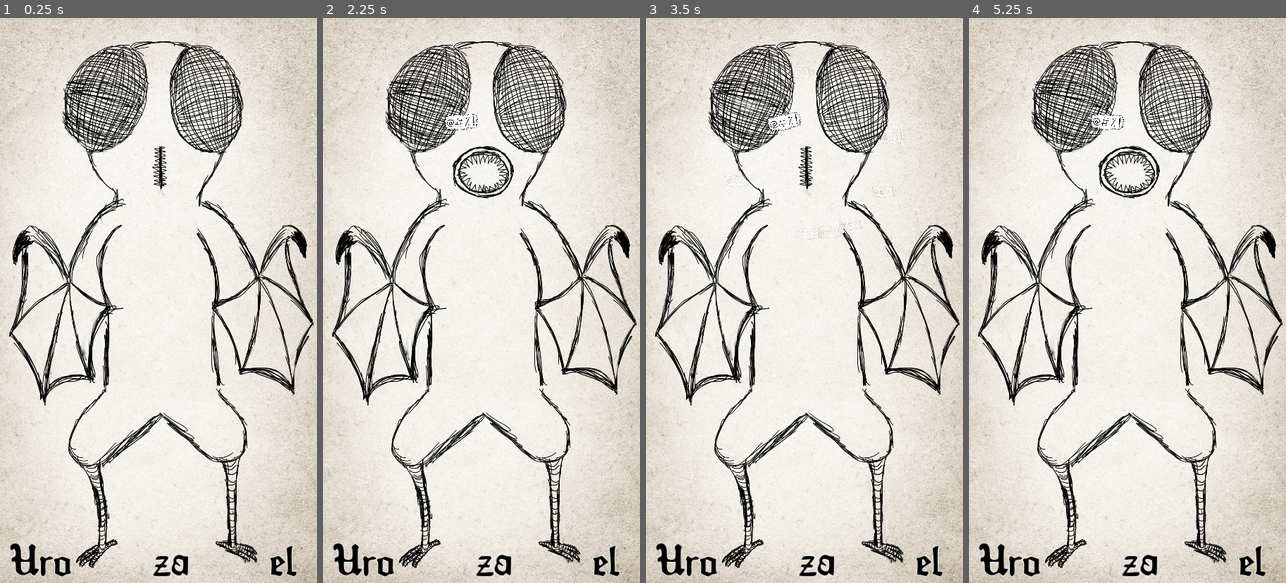
Above: before the commit, frames 1-4 (left to right).
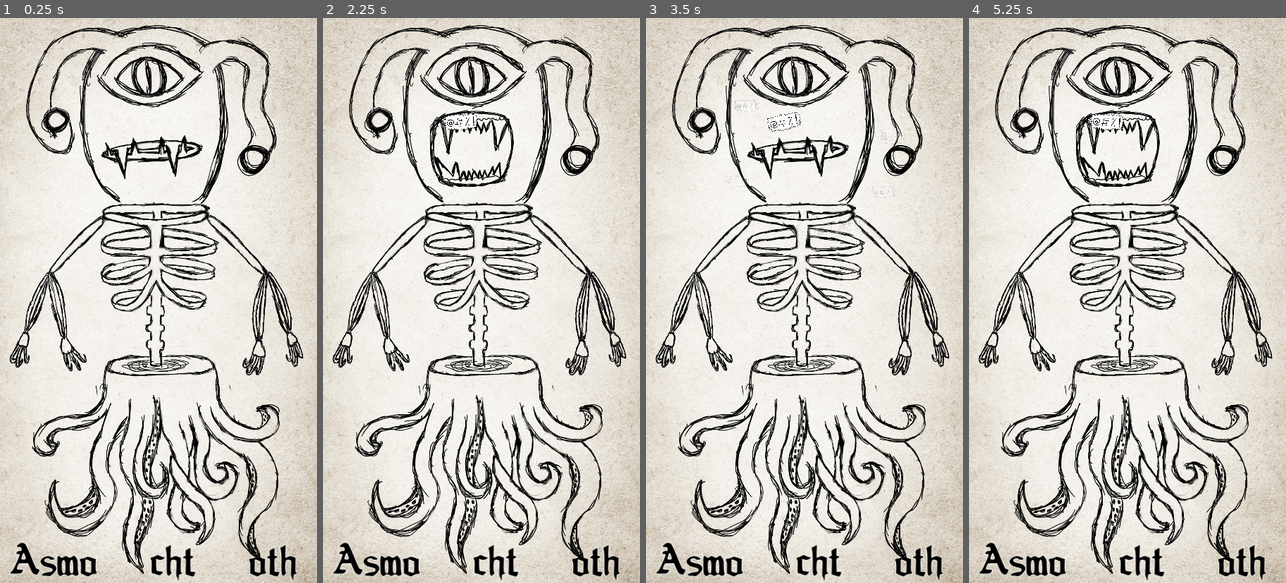
Above: after the commit, the same moments.

Repository: lemurivolta/ggj2024
Game: Godot game, scene res://components/main/main.tscn
Two runs of this game, one before a commit and one after it. Both use one fixed random seed, a clock stepped at 60 frames per second and the inputs below. The engine's default icon, where the game draws it, is replaced by a stand-in: a white triangle on a blue panel in a dark square.
Inputs (mouse positions are in pixels of both pictures, inside the frame that each line leads up to):
- Up to frame 1 (0.25 s): no input
- Up to frame 2 (2.25 s): tap Enter at 0.5 s; move the mouse to (399, 486) at 0.52 s; press the mouse at (399, 486) at 0.53 s; tap Space at 1.25 s; move the mouse to (560, 486) at 1.27 s; release the mouse at (560, 486) at 1.28 s; click (560, 486) at 1.35 s; move the mouse to (364, 300) at 2.02 s; press the mouse at (364, 300) at 2.03 s
- Up to frame 3 (3.5 s): tap Enter at 2.75 s; move the mouse to (794, 300) at 2.77 s; release the mouse at (794, 300) at 2.78 s; click (794, 300) at 2.85 s
- Up to frame 4 (5.25 s): move the mouse to (1235, 300) at 3.52 s; press the mouse at (1235, 300) at 3.53 s; tap Space at 4.25 s; move the mouse to (1010, 114) at 4.27 s; release the mouse at (1010, 114) at 4.28 s; click (1010, 114) at 4.35 s; move the mouse to (1121, 114) at 5.02 s; press the mouse at (1121, 114) at 5.03 s

The runs differ from the first frame. In frame 1, 26% of the frame differs, in the area x 2-99%, y 1-100%; in frame 2, 26%; in frame 3, 26%; in frame 4, 26%.

Commit message:
update: monster_sprite

Diff:
--- a/components/mostro_sprite/monster_sprite.tscn
+++ b/components/mostro_sprite/monster_sprite.tscn
@@ -1,24 +1,28 @@
-[gd_scene load_steps=10 format=3 uid="uid://bma5f5v54d0gs"]
+[gd_scene load_steps=14 format=3 uid="uid://bma5f5v54d0gs"]
 
 [ext_resource type="Script" path="res://components/mostro_sprite/monster_sprite.gd" id="1_j2tp6"]
 [ext_resource type="Texture2D" uid="uid://c76x8swdag62f" path="res://Assets/2D/teste/mostro bocca chiusa.png" id="2_0afpf"]
 [ext_resource type="Texture2D" uid="uid://bkhf7r4bijaph" path="res://Assets/2D/teste/TESTA 2 BOCCA CHIUSA.png" id="3_51f7o"]
 [ext_resource type="Texture2D" path="res://Assets/2D/tronchi/CORPO2.png" id="3_w8ck5"]
 [ext_resource type="Texture2D" uid="uid://88y8hl0fqdg" path="res://Assets/2D/gambe/MOSTRO GAMBE 2.png" id="4_llohd"]
+[ext_resource type="Texture2D" uid="uid://dlwcx5tp3wcpf" path="res://Assets/2D/teste/mostro 3 bocca chiUsa.png" id="4_sxvdg"]
 [ext_resource type="Texture2D" uid="uid://d0r3c2oflf1cu" path="res://Assets/2D/teste/TESTA Mostro 2 BOCCA APERTA.png" id="5_4tgg2"]
 [ext_resource type="Texture2D" path="res://Assets/2D/tronchi/mostro tronco.png" id="5_8p8p3"]
+[ext_resource type="Texture2D" uid="uid://4b53unfjo28e" path="res://Assets/2D/teste/mostro 3 bocca aperta.png" id="7_c4ww2"]
 [ext_resource type="Texture2D" uid="uid://bv8h8lytbghko" path="res://Assets/2D/gambe/mostro gambe.png" id="7_hrm8v"]
 [ext_resource type="Texture2D" uid="uid://ca6jfukwp7m1p" path="res://Assets/2D/teste/mostro bocca aperta.png" id="8_hv0u0"]
+[ext_resource type="Texture2D" uid="uid://dt67x2hf7rf5h" path="res://Assets/2D/tronchi/mostro torso3.png" id="10_ji4ra"]
+[ext_resource type="Texture2D" uid="uid://cbnh7oxghx3g3" path="res://Assets/2D/gambe/mostro gambe 3.png" id="13_3jgbj"]
 
 [node name="monster_sprite" type="Node2D"]
 script = ExtResource("1_j2tp6")
-sprites_head = Array[Texture]([ExtResource("2_0afpf"), ExtResource("3_51f7o")])
-sprites_head_open = Array[Texture]([ExtResource("8_hv0u0"), ExtResource("5_4tgg2")])
-sprites_body = Array[Texture]([ExtResource("5_8p8p3"), ExtResource("3_w8ck5")])
-sprites_legs = Array[Texture]([ExtResource("4_llohd"), ExtResource("7_hrm8v")])
-names_head = Array[String](["Asmo", "Uro"])
-names_body = Array[String](["za", "geri"])
-names_legs = Array[String](["el", "oth"])
+sprites_head = Array[Texture]([ExtResource("2_0afpf"), ExtResource("3_51f7o"), ExtResource("4_sxvdg")])
+sprites_head_open = Array[Texture]([ExtResource("8_hv0u0"), ExtResource("5_4tgg2"), ExtResource("7_c4ww2")])
+sprites_body = Array[Texture]([ExtResource("5_8p8p3"), ExtResource("3_w8ck5"), ExtResource("10_ji4ra")])
+sprites_legs = Array[Texture]([ExtResource("4_llohd"), ExtResource("7_hrm8v"), ExtResource("13_3jgbj")])
+names_head = Array[String](["Asmo", "Uro", "Yu"])
+names_body = Array[String](["za", "geri", "cht"])
+names_legs = Array[String](["el", "oth", "as"])
 
 [node name="head" type="Sprite2D" parent="."]
 position = Vector2(540, 960)
